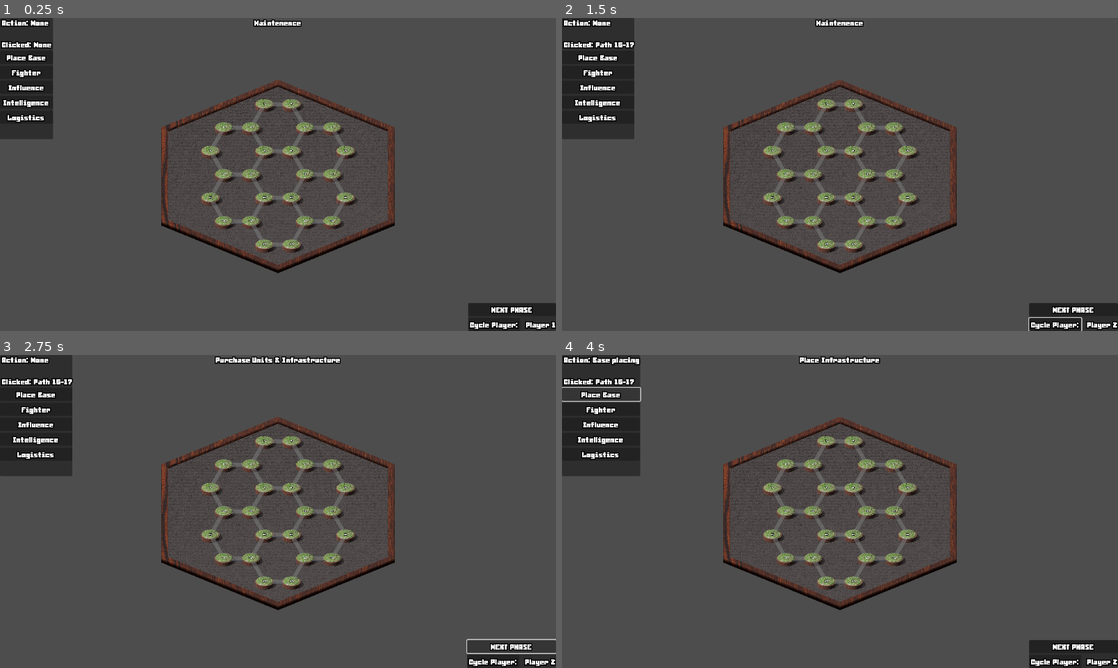
Above: before the commit, frames 1-4 (two rows, left to right).
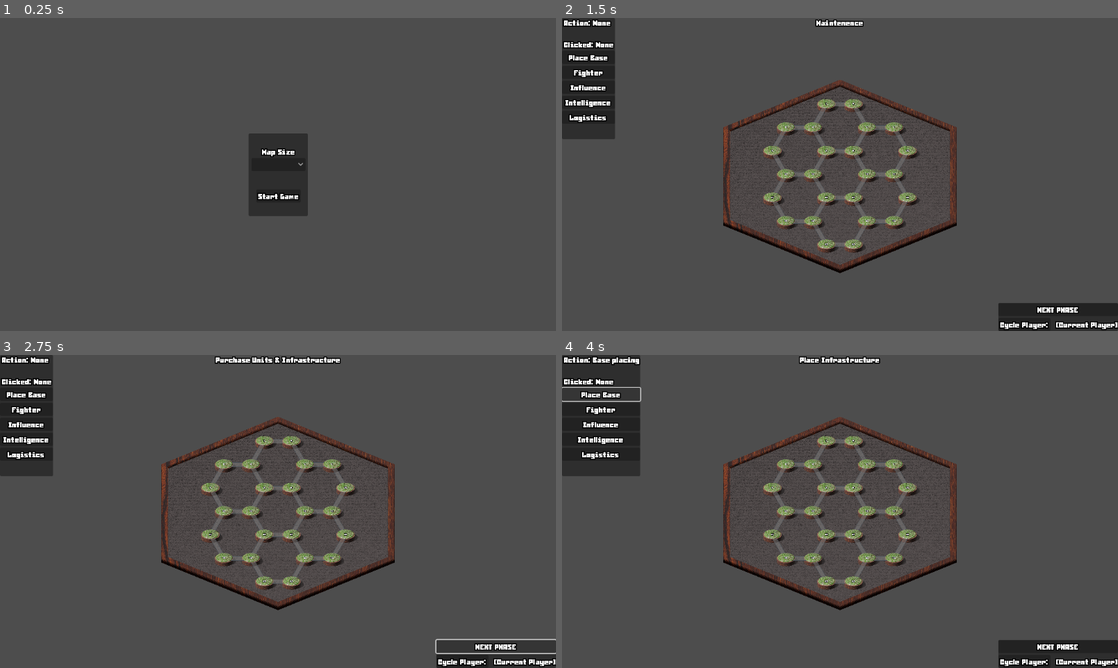
Above: after the commit, the same moments.

Repository: Sheepy3/insurgencygame
Game: Godot game, scene res://MapStuff/Map.tscn
Two runs of this game, one before a commit and one after it. Both use one fixed random seed, a clock stepped at 60 frames per second and the inputs below.
Inputs (mouse positions are in pixels of both pictures, inside the frame that each line leads up to):
- Up to frame 1 (0.25 s): no input
- Up to frame 2 (1.5 s): click (1056, 324) at 0.5 s, where only the run before the commit has a clickable "Cycle Player:"; click (840, 196) at 1.25 s, where only the run after the commit has a clickable "Start Game"
- Up to frame 3 (2.75 s): click "NEXT PHASE" at 2 s
- Up to frame 4 (4 s): click "NEXT PHASE" at 2.75 s; click "Place Base" at 3.5 s

The runs differ from the first frame. In frame 1, 13% of the frame differs, in the area x 0-100%, y 0-100%; in frame 2, 2.9%; in frame 3, 2.7%; in frame 4, 1.0%.
Error after the commit: Cannot call method 'duplicate' on a null value. (res://Helper_Scripts/Overseer.gd:25)

Commit message:
Added unique player resources & updated player cycling

Diff:
--- a/GUI/game_config.gd
+++ b/GUI/game_config.gd
@@ -3,7 +3,7 @@
 var size:int = 1
 func _ready() -> void:
 	show()
-	_start_map_gen() #hardcoded disabling config menu
+	#_start_map_gen() #hardcoded disabling config menu
 
 
 
--- a/Helper_Scripts/Overseer.gd
+++ b/Helper_Scripts/Overseer.gd
@@ -1,14 +1,14 @@
 extends Node
-
 
 #todo: convert player system to use resources for each player. these variables are gonna be unstable
 #when networking is added, and the "current player" thing doesnt work if players take turns at the same time.
 
-var players:Array = ["Player 1", "Player 2"] #currently hardcoded, would be procedurally generated based on playercount
-var players_colors:Array = [Vector3(1.0,0.0,0.0),Vector3(0.0,1.0,0.0)]
+#var players:Array = ["Player 1", "Player 2"] #currently hardcoded, would be procedurally generated based on playercount
+#var players_colors:Array = [Vector3(1.0,0.0,0.0),Vector3(0.0,1.0,0.0)]
+var player_list:Array
+var Player_resource:Resource = load("res://Resources/Preset/Player_Default.tres")
 var selected_player_index:int = -1
 var current_player:String
-#var Mind_map:AStar2D = AStar2D.new()
 var Logistics_map:AStar2D = AStar2D.new()
 var Intelligence_map:AStar2D = AStar2D.new()
 
@@ -20,21 +20,23 @@
 signal change_player
 signal change_phase
 
+func populate_player_list()-> void:
+	for x:int in range(2):
+		player_list.append(Player_resource.duplicate(true))
+		player_list[x].Player_name = "Player " + str(x+1)
+
 func cycle_players() -> void:
-	var playerquant:int = players.size()-1
+	var playerquant:int = player_list.size()-1
 	if selected_player_index < playerquant:
 		selected_player_index +=1
-		current_player = players[selected_player_index]
+		current_player = player_list[selected_player_index].Player_name
 		change_player.emit()
-		#print(selected_player_index)
 	else:
 		selected_player_index = 0
-		current_player = players[selected_player_index]
+		current_player = player_list[selected_player_index].Player_name
 		change_player.emit()
-		#print(selected_player_index)
 
 func cycle_phases() -> void:
-	#print(current_phase)
 	if current_phase < COLLECT:
 		current_phase+=1
 		change_phase.emit()
@@ -44,32 +46,6 @@
 
 # Called when the node enters the scene tree for the first time.
 func _ready() -> void:
-	pass # Replace with function body.
+	populate_player_list()
 
-
-var The_nodes:Dictionary# = {
-#"1": [2, 4],
-#"2": [1, 5],
-#"3": [4, 7],
-#"4": [1, 3, 8],
-#"5": [2, 6, 9],
-#"6": [5, 10],
-#"7": [3, 11],
-#"8": [4, 9, 12],
-#"9": [5, 8, 13],
-#"10": [6, 14],
-#"11": [7, 12, 15],
-#"12": [8, 11, 16],
-#"13": [9, 14, 17],
-#"14": [10, 13, 18],
-#"15": [11, 19],
-#"16": [12, 17, 20],
-#"17": [13, 16, 21],
-#"18": [14, 22],
-#"19": [15, 20],
-#"20": [16, 23],
-#"21": [17, 22, 24],
-#"22": [18, 21],
-#"23": [20, 24],
-#"24": [21, 23]
-#}
+var The_nodes:Dictionary
